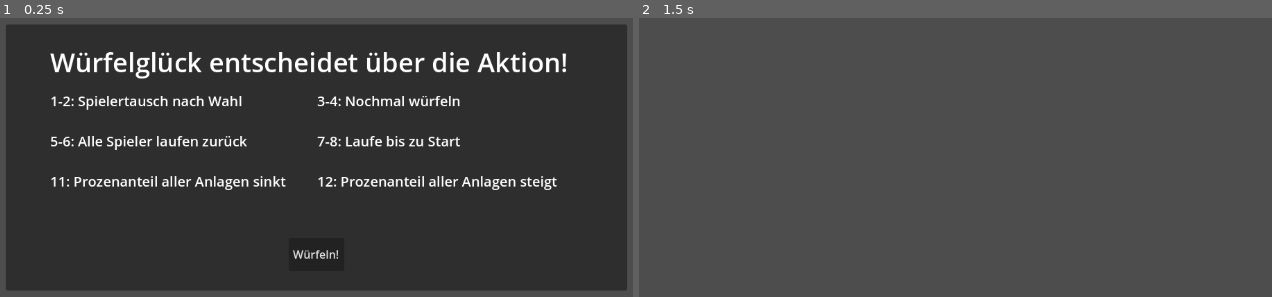
Above: before the commit, frames 1-2 (left to right).
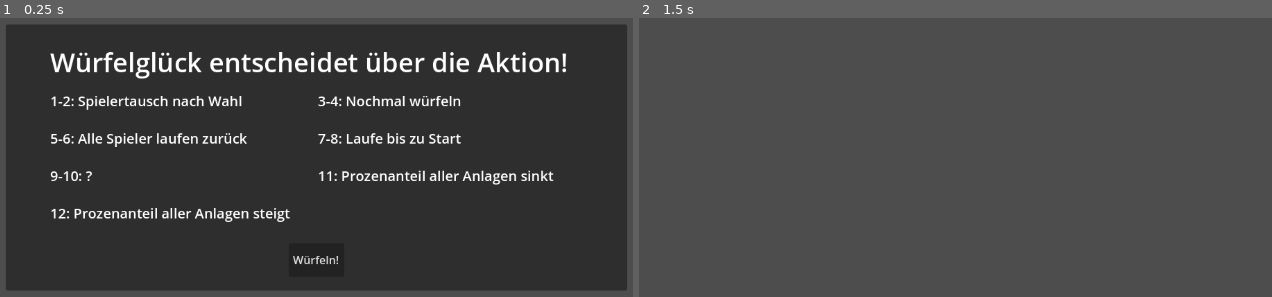
Above: after the commit, the same moments.

Repository: hfxbse/mparty
Game: Godot game, scene res://feld_aktionen/actions_field/action_field.tscn
Same seed, same stepped clock (60 frames per second), same inputs: the game is played once before the commit and once after it. This scene is started directly instead of the project's main scene.
Inputs:
- Up to frame 1 (0.25 s): no input
- Up to frame 2 (1.5 s): click "Würfeln!" at 0.5 s; tap Enter at 1.25 s

The runs differ from the first frame. In frame 1, 4.5% of the frame differs, in the area x 7-88%, y 27-89%; in frame 2, nothing differs.

Commit message:
dd duell ui's, readd winner

Diff:
--- a/feld_aktionen/actions_field/action_field.tscn
+++ b/feld_aktionen/actions_field/action_field.tscn
@@ -38,9 +38,9 @@
 [node name="Button" type="Button" parent="actionfieldLabel"]
 layout_mode = 0
 offset_left = 408.0
-offset_top = 308.0
+offset_top = 316.0
 offset_right = 488.0
-offset_bottom = 356.0
+offset_bottom = 364.0
 text = "Würfeln!"
 
 [node name="GridContainer" type="GridContainer" parent="actionfieldLabel"]
@@ -49,8 +49,8 @@
 offset_top = 96.0
 offset_right = 832.0
 offset_bottom = 197.0
-theme_override_constants/h_separation = 34
-theme_override_constants/v_separation = 30
+theme_override_constants/h_separation = 39
+theme_override_constants/v_separation = 26
 columns = 2
 
 [node name="Label" type="Label" parent="actionfieldLabel/GridContainer"]
@@ -80,10 +80,16 @@
 [node name="Label5" type="Label" parent="actionfieldLabel/GridContainer"]
 layout_mode = 2
 theme_override_font_sizes/font_size = 20
+text = "9-10: ?"
+vertical_alignment = 1
+
+[node name="Label6" type="Label" parent="actionfieldLabel/GridContainer"]
+layout_mode = 2
+theme_override_font_sizes/font_size = 20
 text = "11: Prozenanteil aller Anlagen sinkt  "
 vertical_alignment = 1
 
-[node name="Label6" type="Label" parent="actionfieldLabel/GridContainer"]
+[node name="Label7" type="Label" parent="actionfieldLabel/GridContainer"]
 layout_mode = 2
 theme_override_font_sizes/font_size = 20
 text = "12: Prozenanteil aller Anlagen steigt"
--- /dev/null
+++ b/feld_aktionen/sabotage_field/winner/GridContainer.gd
@@ -0,0 +1,19 @@
+extends GridContainer
+
+@onready	var player1 = "Player1"
+@onready	var player2 = "Player2"
+@onready	var player3 = "Player3"
+@onready	var player4 = "Player4"
+
+func _ready():
+
+	$Player1.set_text(player1)
+	$Player2.set_text(player2)
+	$Player3.set_text(player3)
+	$Player4.set_text(player4)
+
+
+
+# Called every frame. 'delta' is the elapsed time since the previous frame.
+func _process(delta):
+	pass
--- /dev/null
+++ b/feld_aktionen/sabotage_field/winner/select_duellist.gd
@@ -0,0 +1,26 @@
+extends Control
+
+
+# Called when the node enters the scene tree for the first time.
+func _ready():
+	pass # Replace with function body.
+
+
+# Called every frame. 'delta' is the elapsed time since the previous frame.
+func _process(delta):
+	pass
+
+@onready var duellist = "" #enums would be better
+#send player back to duell method
+
+func _on_player_1_pressed():
+	duellist="Player1"
+
+func _on_player_2_pressed():
+	duellist="Player2"
+
+func _on_player_3_pressed():
+	duellist="Player3"
+
+func _on_player_4_pressed():
+	duellist="Player4"
--- /dev/null
+++ b/feld_aktionen/sabotage_field/winner/select_duellist.tscn
@@ -0,0 +1,104 @@
+[gd_scene load_steps=2 format=3 uid="uid://dsomnmlma85vg"]
+
+[ext_resource type="Script" path="res://feld_aktionen/sabotage_field/winner/select_duellist.gd" id="1_v0m5a"]
+
+[node name="select_duellist" type="Control"]
+layout_mode = 3
+anchors_preset = 15
+anchor_right = 1.0
+anchor_bottom = 1.0
+grow_horizontal = 2
+grow_vertical = 2
+script = ExtResource("1_v0m5a")
+
+[node name="Panel" type="Panel" parent="."]
+layout_mode = 1
+anchors_preset = 8
+anchor_left = 0.5
+anchor_top = 0.5
+anchor_right = 0.5
+anchor_bottom = 0.5
+offset_left = -448.0
+offset_top = -192.0
+offset_right = 448.0
+offset_bottom = 192.0
+grow_horizontal = 2
+grow_vertical = 2
+
+[node name="Label" type="Label" parent="Panel"]
+layout_mode = 1
+anchors_preset = 5
+anchor_left = 0.5
+anchor_right = 0.5
+offset_left = -192.0
+offset_top = 28.0
+offset_right = 192.0
+offset_bottom = 92.0
+grow_horizontal = 2
+theme_override_font_sizes/font_size = 37
+text = "Choose your duellist!"
+
+[node name="Player1" type="Button" parent="Panel"]
+layout_mode = 2
+anchor_left = -0.0267857
+anchor_top = 0.0416667
+anchor_bottom = 0.0833333
+offset_left = 192.0
+offset_top = 124.0
+offset_right = 408.0
+offset_bottom = 188.0
+grow_horizontal = 2
+grow_vertical = 2
+theme_override_font_sizes/font_size = 28
+text = "a"
+metadata/_edit_use_anchors_ = true
+
+[node name="Player2" type="Button" parent="Panel"]
+layout_mode = 2
+anchor_top = 0.0416667
+anchor_right = 0.0267857
+anchor_bottom = 0.0833333
+offset_left = 488.0
+offset_top = 124.0
+offset_right = 704.0
+offset_bottom = 188.0
+grow_horizontal = 2
+grow_vertical = 2
+theme_override_font_sizes/font_size = 28
+text = "b"
+metadata/_edit_use_anchors_ = true
+
+[node name="Player3" type="Button" parent="Panel"]
+layout_mode = 2
+anchor_left = -0.0267857
+anchor_top = 0.0833333
+anchor_bottom = 0.125
+offset_left = 192.0
+offset_top = 204.0
+offset_right = 408.0
+offset_bottom = 268.0
+grow_horizontal = 2
+grow_vertical = 2
+theme_override_font_sizes/font_size = 28
+text = "c"
+metadata/_edit_use_anchors_ = true
+
+[node name="Player4" type="Button" parent="Panel"]
+layout_mode = 2
+anchor_top = 0.0833333
+anchor_right = 0.0267857
+anchor_bottom = 0.125
+offset_left = 488.0
+offset_top = 204.0
+offset_right = 704.0
+offset_bottom = 268.0
+grow_horizontal = 2
+grow_vertical = 2
+theme_override_font_sizes/font_size = 28
+text = "d"
+metadata/_edit_use_anchors_ = true
+
+[connection signal="pressed" from="Panel/Player1" to="." method="_on_player_1_pressed"]
+[connection signal="pressed" from="Panel/Player2" to="." method="_on_player_2_pressed"]
+[connection signal="pressed" from="Panel/Player3" to="." method="_on_player_3_pressed"]
+[connection signal="pressed" from="Panel/Player4" to="." method="_on_player_4_pressed"]
--- /dev/null
+++ b/feld_aktionen/sabotage_field/winner/winner.gd
@@ -0,0 +1,18 @@
+extends Panel
+
+@onready var label = $Label
+@onready var animation = $AnimationPlayer
+
+# Called when the node enters the scene tree for the first time.
+func _ready():
+	var person = "sdafasdf";
+	label.set_text(String("%s wins" % person));
+
+
+# Called every frame. 'delta' is the elapsed time since the previous frame.
+func _process(delta):
+	pass
+
+
+func _on_button_pressed():
+	self.visible = false
--- /dev/null
+++ b/feld_aktionen/sabotage_field/winner/winner_alert.tscn
@@ -0,0 +1,63 @@
+[gd_scene load_steps=2 format=3 uid="uid://cki1jlgudiu0y"]
+
+[ext_resource type="Script" path="res://feld_aktionen/winner/winner.gd" id="1_jbt66"]
+
+[node name="winnerAlert" type="Control"]
+layout_mode = 3
+anchors_preset = 15
+anchor_right = 1.0
+anchor_bottom = 1.0
+grow_horizontal = 2
+grow_vertical = 2
+
+[node name="winner" type="Panel" parent="."]
+layout_mode = 1
+anchors_preset = 8
+anchor_left = 0.5
+anchor_top = 0.5
+anchor_right = 0.5
+anchor_bottom = 0.5
+offset_left = -440.0
+offset_top = -192.0
+offset_right = 405.0
+offset_bottom = 193.0
+grow_horizontal = 2
+grow_vertical = 2
+scale = Vector2(0.833333, 0.833333)
+pivot_offset = Vector2(336, 166)
+script = ExtResource("1_jbt66")
+
+[node name="Button" type="Button" parent="winner"]
+layout_mode = 1
+anchors_preset = 7
+anchor_left = 0.5
+anchor_top = 1.0
+anchor_right = 0.5
+anchor_bottom = 1.0
+offset_left = -48.5
+offset_top = -106.0
+offset_right = 47.5
+offset_bottom = -45.0
+grow_horizontal = 2
+grow_vertical = 0
+theme_override_colors/font_hover_color = Color(0, 1, 0, 1)
+theme_override_font_sizes/font_size = 38
+action_mode = 0
+text = "ok"
+
+[node name="Label" type="Label" parent="winner"]
+layout_mode = 1
+anchors_preset = 5
+anchor_left = 0.5
+anchor_right = 0.5
+offset_left = -288.5
+offset_top = 48.0
+offset_right = 287.5
+offset_bottom = 164.0
+grow_horizontal = 2
+theme_override_colors/font_color = Color(1, 1, 1, 1)
+theme_override_font_sizes/font_size = 85
+horizontal_alignment = 1
+vertical_alignment = 1
+
+[connection signal="pressed" from="winner/Button" to="winner" method="_on_button_pressed" flags=18]
